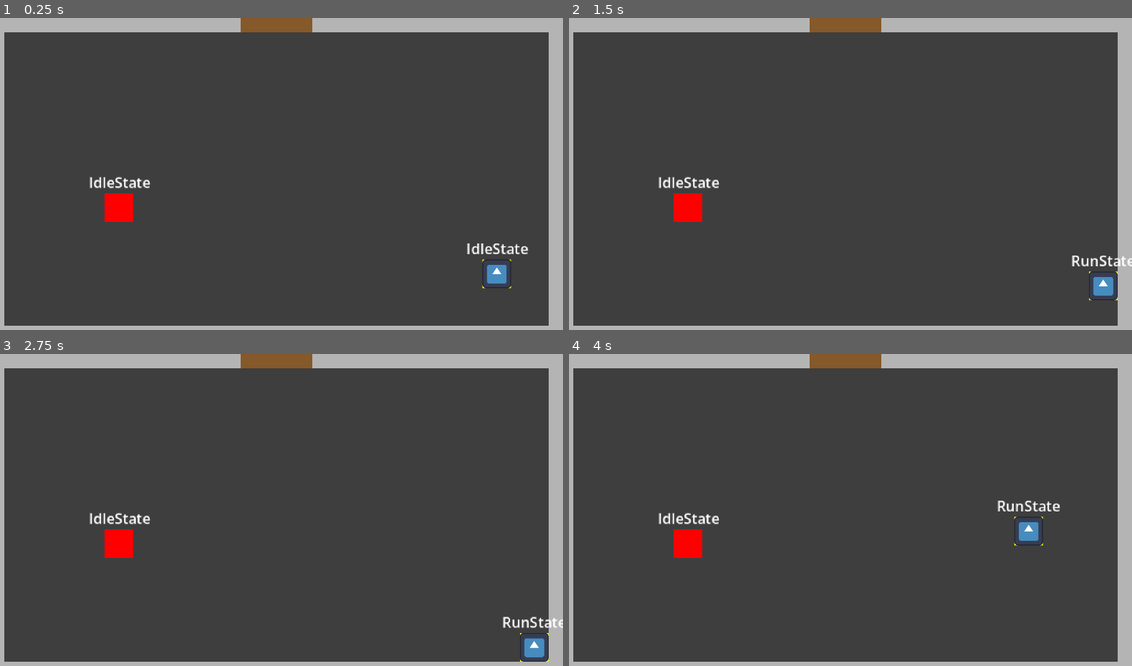
Above: before the commit, frames 1-4 (two rows, left to right).
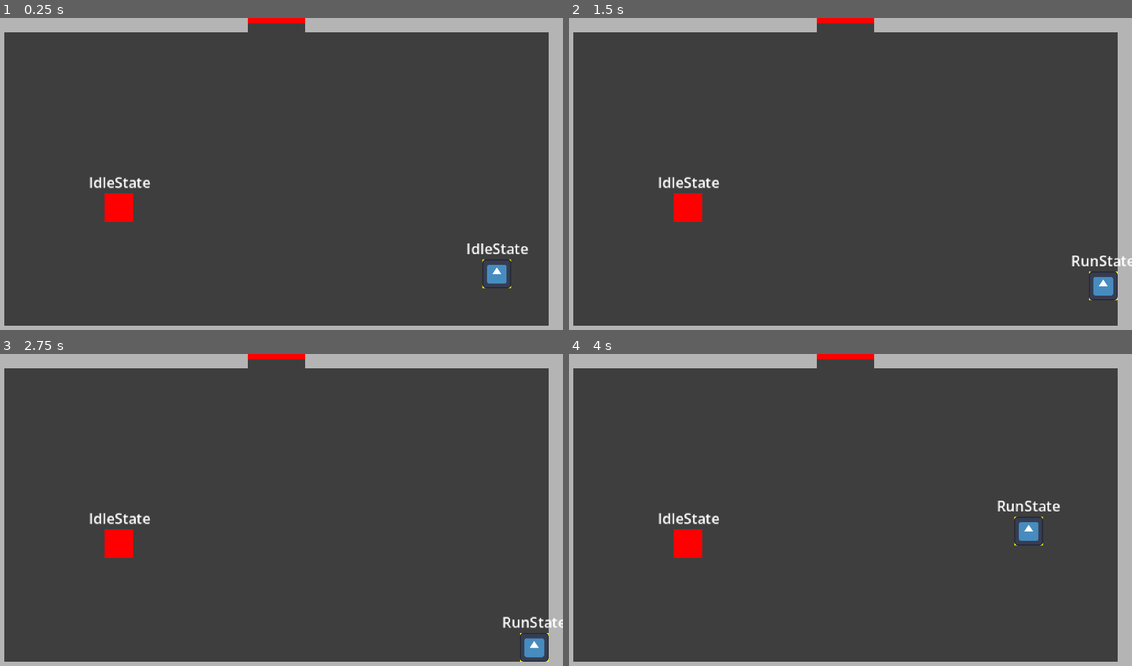
Above: after the commit, the same moments.

Repository: Cedro23/one-step-from-death
Game: Godot game, scene res://main.tscn
The game is run twice, just before and just after one commit, with the same random seed, the same clock (stepped at 60 frames per second) and the same inputs. The engine's default icon, where the game draws it, is replaced by a stand-in: a white triangle on a blue panel in a dark square.
Inputs (mouse positions are in pixels of both pictures, inside the frame that each line leads up to):
- Up to frame 1 (0.25 s): no input
- Up to frame 2 (1.5 s): tap Enter at 0.5 s; move the mouse to (974, 161) at 0.52 s; press the mouse at (974, 161) at 0.53 s; hold D (right) 0.53-1.28 s; tap Space (roll) at 1.25, 1.35 s; move the mouse to (732, 195) at 1.27 s; release the mouse at (732, 195) at 1.28 s; hold S (down) from 1.28 s (still down)
- Up to frame 3 (2.75 s): tap Enter at 2 s; move the mouse to (332, 444) at 2.02 s; release S (down) at 2.03 s; press the mouse at (332, 444) at 2.03 s; hold D (right) from 2.03 s (still down)
- Up to frame 4 (4 s): tap Space (roll) at 2.75, 2.85 s; move the mouse to (816, 578) at 2.77 s; release D (right) at 2.78 s; release the mouse at (816, 578) at 2.78 s; hold W (up) 2.78-3.53 s; click (816, 578) at 2.92 s; move the mouse to (1019, 563) at 3.52 s; press the mouse at (1019, 563) at 3.53 s; hold A (left) from 3.53 s (still down)

The runs differ from the first frame. In frame 1, 0.6% of the frame differs, in the area x 42-56%, y 0-5%; in frame 2, 0.6%; in frame 3, 0.6%; in frame 4, 0.6%.

Commit message:
feat: create exit_door component

Diff:
--- a/actors/enemies/shambler/states/chase_state.gd
+++ b/actors/enemies/shambler/states/chase_state.gd
@@ -1,16 +1,14 @@
 extends State
 
 func physics_update(_delta: float) -> void:
-	var gm = get_node("/root/GameManager")
-
-	if !gm.player :
+	if !GameManager.player :
 		character.state_machine.transition_to("IdleState")
 
-	var direction = (gm.player.global_position - character.global_position).normalized()
+	var direction = (GameManager.player.global_position - character.global_position).normalized()
 	character.velocity = direction * character.run_speed
 	character.move_and_slide()
 
-	if character.global_position.distance_to(gm.player.global_position) <= character.lunge_detection_distance:
+	if character.global_position.distance_to(GameManager.player.global_position) <= character.lunge_detection_distance:
 		character.state_machine.transition_to("LungeState")
-	elif character.global_position.distance_to(gm.player.global_position) > character.player_escape_range:
+	elif character.global_position.distance_to(GameManager.player.global_position) > character.player_escape_range:
 		character.state_machine.transition_to("IdleState")
--- a/actors/enemies/shambler/states/idle_state.gd
+++ b/actors/enemies/shambler/states/idle_state.gd
@@ -4,10 +4,8 @@
 const PLAYER_DETECTION_RANGE: float = 120.0
 
 func physics_update(_delta: float) -> void:
-	var gm = get_node("/root/GameManager")
-
-	if !gm.player:
+	if !GameManager.player:
 		return
 
-	if character.global_position.distance_to(gm.player.global_position) <= PLAYER_DETECTION_RANGE:
+	if character.global_position.distance_to(GameManager.player.global_position) <= PLAYER_DETECTION_RANGE:
 		character.state_machine.transition_to("ChaseState")
--- a/actors/enemies/shambler/states/lunge_state.gd
+++ b/actors/enemies/shambler/states/lunge_state.gd
@@ -12,10 +12,8 @@
 var rotation: float
 
 func enter() -> void:
-	var gm = get_node("/root/GameManager")
-
-	direction = (gm.player.global_position - character.global_position).normalized()
-	rotation = gm.player.global_position.angle_to_point(character.global_position)
+	direction = (GameManager.player.global_position - character.global_position).normalized()
+	rotation = GameManager.player.global_position.angle_to_point(character.global_position)
 
 	hitbox.position = direction * HITBOX_DISTANCE
 	hitbox.rotation = rotation
--- /dev/null
+++ b/components/exit_door.gd
@@ -0,0 +1,66 @@
+class_name ExitDoor
+extends Area2D
+
+signal player_exited
+
+@export var horizontal: bool = true  # true = horizontal door, false = vertical door
+
+@onready var blocking_body = $BlockingBody
+@onready var visual = $Polygon2D
+
+var locked: bool = true
+
+
+func _ready() -> void:
+	_setup_orientation()
+
+
+func _setup_orientation() -> void:
+	var long_side = 32.0
+	var short_side = 6.0
+
+	var door_size: Vector2
+
+	if horizontal:
+		door_size = Vector2(long_side, short_side)
+	else:
+		door_size = Vector2(short_side, long_side)
+
+	# Resize the trigger Area2D shape
+	var area_shape = $CollisionShape2D
+	var rect = RectangleShape2D.new()
+	rect.size = door_size
+	area_shape.shape = rect
+
+	# Resize the blocking body shape
+	var block_shape = $BlockingBody/CollisionShape2D
+	var block_rect = RectangleShape2D.new()
+	block_rect.size = door_size
+	block_shape.shape = block_rect
+
+	# Resize the visual
+	visual.polygon = PackedVector2Array([
+		-door_size / 2,
+		Vector2(door_size.x / 2, -door_size.y / 2),
+		door_size / 2,
+		Vector2(-door_size.x / 2, door_size.y / 2),
+	])
+
+
+func lock() -> void:
+	locked = true
+	blocking_body.process_mode = Node.PROCESS_MODE_INHERIT
+	visual.color = Color.RED
+
+
+func unlock() -> void:
+	locked = false
+	blocking_body.process_mode = Node.PROCESS_MODE_DISABLED
+	visual.color = Color.GREEN
+
+
+func _on_body_entered(body: Node) -> void:
+	if locked:
+		return
+	if body.is_in_group("player"):
+		player_exited.emit()
--- /dev/null
+++ b/components/exit_door.tscn
@@ -0,0 +1,24 @@
+[gd_scene format=3 uid="uid://b23nmptwlu15f"]
+
+[ext_resource type="Script" uid="uid://dqxtird3vm164" path="res://components/exit_door.gd" id="1_vi6e0"]
+
+[sub_resource type="RectangleShape2D" id="RectangleShape2D_lexr4"]
+size = Vector2(32, 6)
+
+[sub_resource type="RectangleShape2D" id="RectangleShape2D_vi6e0"]
+size = Vector2(32, 6)
+
+[node name="ExitDoor" type="Area2D" unique_id=64526804]
+script = ExtResource("1_vi6e0")
+
+[node name="CollisionShape2D" type="CollisionShape2D" parent="." unique_id=1077280129]
+shape = SubResource("RectangleShape2D_lexr4")
+
+[node name="Polygon2D" type="Polygon2D" parent="." unique_id=1856117045]
+polygon = PackedVector2Array(-16, -3, 16, -3, 16, 3, -16, 3)
+uv = PackedVector2Array(-273, -42, 96, -42)
+
+[node name="BlockingBody" type="StaticBody2D" parent="." unique_id=912380072]
+
+[node name="CollisionShape2D" type="CollisionShape2D" parent="BlockingBody" unique_id=523151476]
+shape = SubResource("RectangleShape2D_vi6e0")
--- a/rooms/floor_1/room_01.tscn
+++ b/rooms/floor_1/room_01.tscn
@@ -2,21 +2,19 @@
 
 [ext_resource type="PackedScene" uid="uid://csl3ujr1r7pdb" path="res://rooms/room.tscn" id="1_0dofa"]
 [ext_resource type="PackedScene" uid="uid://c2a7f40kd7eq0" path="res://actors/enemies/shambler/shambler.tscn" id="2_bmihx"]
+[ext_resource type="PackedScene" uid="uid://b23nmptwlu15f" path="res://components/exit_door.tscn" id="3_yu30b"]
 
 [sub_resource type="RectangleShape2D" id="RectangleShape2D_0dofa"]
-size = Vector2(148, 16)
+size = Vector2(152, 16)
+
+[sub_resource type="RectangleShape2D" id="RectangleShape2D_yu30b"]
+size = Vector2(152, 16)
 
 [sub_resource type="RectangleShape2D" id="RectangleShape2D_5gjej"]
 size = Vector2(336, 16)
 
 [sub_resource type="RectangleShape2D" id="RectangleShape2D_bmihx"]
 size = Vector2(16, 196)
-
-[sub_resource type="RectangleShape2D" id="RectangleShape2D_ov23a"]
-size = Vector2(40, 10)
-
-[sub_resource type="RectangleShape2D" id="RectangleShape2D_yu30b"]
-size = Vector2(40, 16)
 
 [node name="Room" unique_id=1751065170 instance=ExtResource("1_0dofa")]
 
@@ -33,9 +31,12 @@
 collision_mask = 0
 
 [node name="CollisionShape2D" type="CollisionShape2D" parent="Walls/WallNorth2" index="0" unique_id=587462635]
+position = Vector2(-2, 0)
 shape = SubResource("RectangleShape2D_0dofa")
 
 [node name="Polygon2D" type="Polygon2D" parent="Walls/WallNorth2" index="1" unique_id=348619262]
+position = Vector2(-2, 0)
+scale = Vector2(1.027027, 1)
 color = Color(0.7058824, 0.7058824, 0.7058824, 1)
 polygon = PackedVector2Array(-74, -8, 74, -8, 74, 8, -74, 8)
 
@@ -44,9 +45,12 @@
 collision_mask = 0
 
 [node name="CollisionShape2D" type="CollisionShape2D" parent="Walls/WallNorth" index="0" unique_id=1358463883]
-shape = SubResource("RectangleShape2D_0dofa")
+position = Vector2(2, 0)
+shape = SubResource("RectangleShape2D_yu30b")
 
 [node name="Polygon2D" type="Polygon2D" parent="Walls/WallNorth" index="1" unique_id=1664902541]
+position = Vector2(2, 0)
+scale = Vector2(1.027027, 1)
 color = Color(0.7058824, 0.7058824, 0.7058824, 1)
 polygon = PackedVector2Array(-74, -8, 74, -8, 74, 8, -74, 8)
 
@@ -86,31 +90,19 @@
 color = Color(0.7058824, 0.7058824, 0.7058824, 1)
 polygon = PackedVector2Array(-8, -98, 8, -98, 8, 98, -8, 98)
 
+[node name="BoundsBottomRight" parent="." index="3" unique_id=227440660]
+position = Vector2(152, 82)
+
+[node name="BoundsTopLeft" parent="." index="4" unique_id=2055585322]
+position = Vector2(-152, -82)
+
 [node name="SpawnPoint" parent="." index="5" unique_id=175624169]
 position = Vector2(123, 53)
 
 [node name="Shambler" parent="Enemies" parent_id_path=PackedInt32Array(1418161130) index="0" unique_id=1724040096 instance=ExtResource("2_bmihx")]
 position = Vector2(-88, 16)
 
-[node name="ExitNorth" type="Node2D" parent="Exits" parent_id_path=PackedInt32Array(2026039635) index="0" unique_id=1649085683]
+[node name="ExitDoor" parent="Exits" parent_id_path=PackedInt32Array(2026039635) index="0" unique_id=64526804 instance=ExtResource("3_yu30b")]
 position = Vector2(0, -90)
 
-[node name="Exit" type="Area2D" parent="Exits/ExitNorth" index="0" unique_id=1470076126]
-
-[node name="CollisionShape2D" type="CollisionShape2D" parent="Exits/ExitNorth/Exit" index="0" unique_id=31324900]
-position = Vector2(0, -3)
-shape = SubResource("RectangleShape2D_ov23a")
-
-[node name="Door" type="StaticBody2D" parent="Exits/ExitNorth" index="1" unique_id=1205148704 groups=["door"]]
-collision_mask = 0
-
-[node name="CollisionShape2D" type="CollisionShape2D" parent="Exits/ExitNorth/Door" index="0" unique_id=253866694]
-shape = SubResource("RectangleShape2D_yu30b")
-
-[node name="Polygon2D" type="Polygon2D" parent="Exits/ExitNorth/Door" index="1" unique_id=227370073]
-position = Vector2(-11.489362, 0)
-scale = Vector2(0.42553192, 1)
-color = Color(0.5228913, 0.352007, 0.16099644, 1)
-polygon = PackedVector2Array(-20, -8, 74, -8, 74, 8, -20, 8)
-
 [connection signal="body_entered" from="RoomArea" to="." method="_on_room_area_body_entered"]
--- a/rooms/room.gd
+++ b/rooms/room.gd
@@ -8,6 +8,7 @@
 
 var is_player_inside: bool = false
 var enemies_alive: int = 0
+
 
 func _ready() -> void:
 	_setup_bounds()
@@ -39,7 +40,8 @@
 func _on_room_area_body_entered(body: Node2D) -> void:
 	if body.is_in_group("player"):
 		is_player_inside = true
-		_toggle_exits(false)
+		if enemies_alive > 0:
+			_lock_exits()
 		_setup_camera(body)
 
 func _setup_camera(player: Node) -> void:
@@ -49,11 +51,19 @@
 	camera.limit_right = int(bounds_bottom_right.position.x)
 	camera.limit_bottom = int(bounds_bottom_right.position.y)
 
-func _toggle_exits(open: bool) -> void:
-	for door in doors:
-		door.get_node("CollisionShape2D").disabled = open
+func _lock_exits() -> void:
+	for door in $Exits.get_children():
+		door.lock()
+		door.player_exited.connect(_on_player_exited)
+
+func _unlock_exits() -> void:
+	for door in $Exits.get_children():
+		door.unlock()
+
+func _on_player_exited() -> void:
+	GameManager.go_to_next_room()
 
 func _on_enemy_died() -> void:
 	enemies_alive = max(0, enemies_alive - 1)
 	if enemies_alive == 0 and is_player_inside:
-		_toggle_exits(true)
+		_unlock_exits()
Not shown, added: components/exit_door.gd.uid
